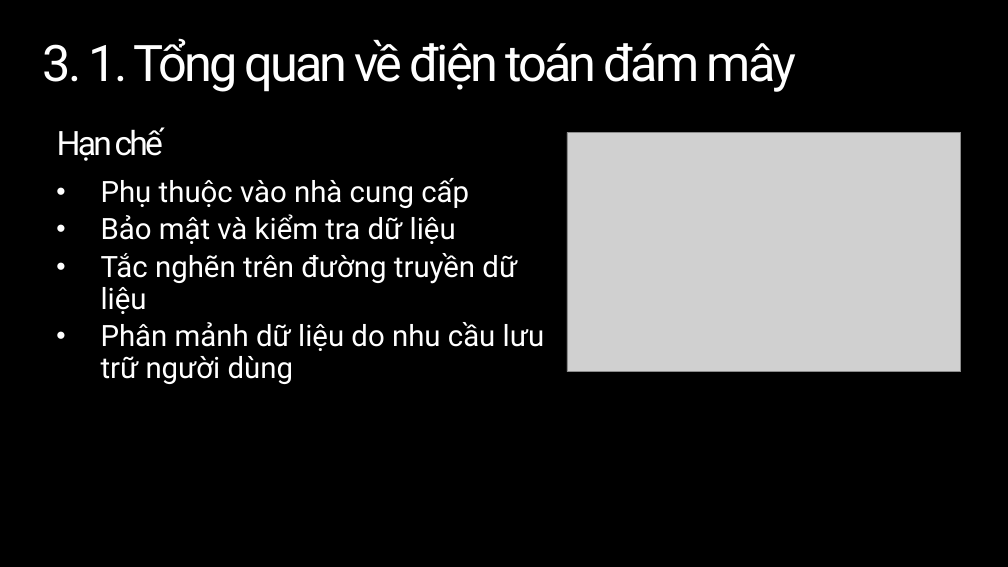
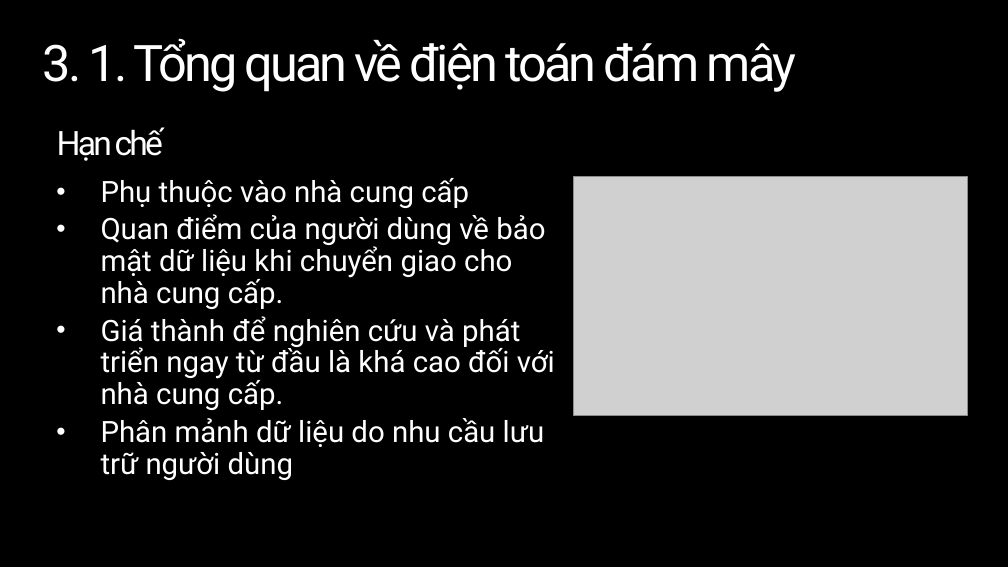
Before and after one commit to tiendv/contactbook, a slide deck: slide 10 of Project_Management/Báo cáo khóa luận/Presentation.pptx. Drawn at 1008x567 pixels with LibreOffice and Linux fonts; fonts in the diff are those of the drawing; grey boxes stand for pictures; background and template pictures are left out. Boxes give left, top, right and bottom in pixels: in the first picture for what was removed or moved away, otherwise in the second. Text is boxed around its words. In the diff, an @@ line names an element or a change of style, - is before the commit and + after.

```diff
--- a/Project_Management/Báo cáo khóa luận/Presentation.pptx
+++ b/Project_Management/Báo cáo khóa luận/Presentation.pptx
@@ picture: place and size @@
-picture at [567,132,961,372]
+picture at [573,176,967,416]
@@ text at [101,214,555,410]: text changed @@
-• Bảo mật và kiểm tra dữ liệu
-• Tắc nghẽn trên đường truyền dữ liệu
+• Quan điểm của người dùng về bảo mật dữ liệu khi chuyển giao cho nhà cung cấp.
+• Giá thành để nghiên cứu và phát triển ngay từ đầu là khá cao đối với nhà cung cấp.
```
